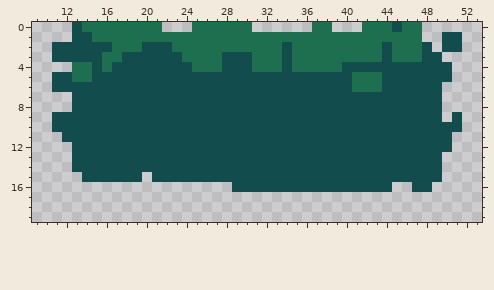
Pixel-art sprite, stored at assets/hedgemaze/hedgeTop.png. The first picture shows the starting point.
The file is 64x64 pixels. Shown: x 9..53, y 0..19.
After:
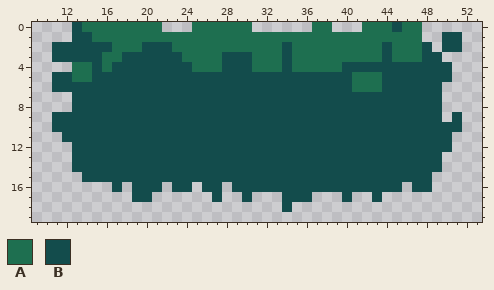
Palette (. is transparent): A #1e6f50  B #134c4c
Diff:
The edit adds colour B in row 15 at x 20; in row 16 at x 17, 19 to 21, 23 to 24, 26 to 27 and 45; in row 17 at x 19 to 20, 27, 30, 34 to 36, 40 and 43; in row 18 at x 34.
The author cleared colour B in row 15 at x 49.
Boxes around the changes in both pictures, in picture pixels (x1, y1, x2, y2):
changed: (112, 172, 442, 212)
